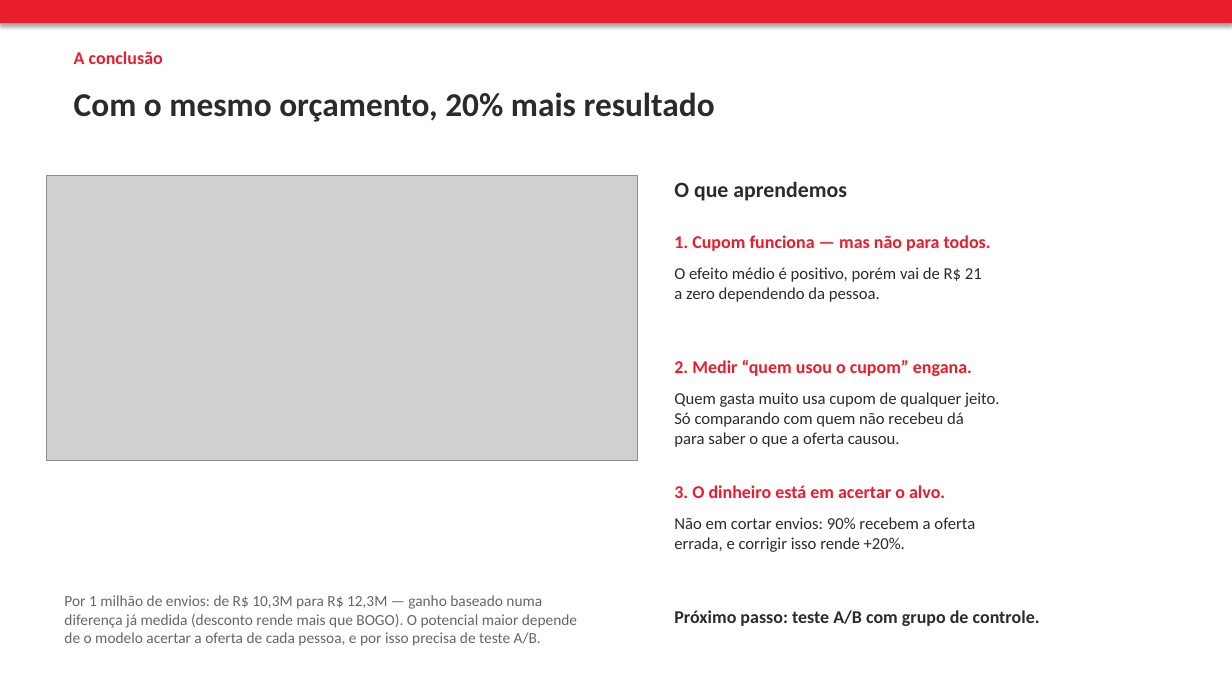
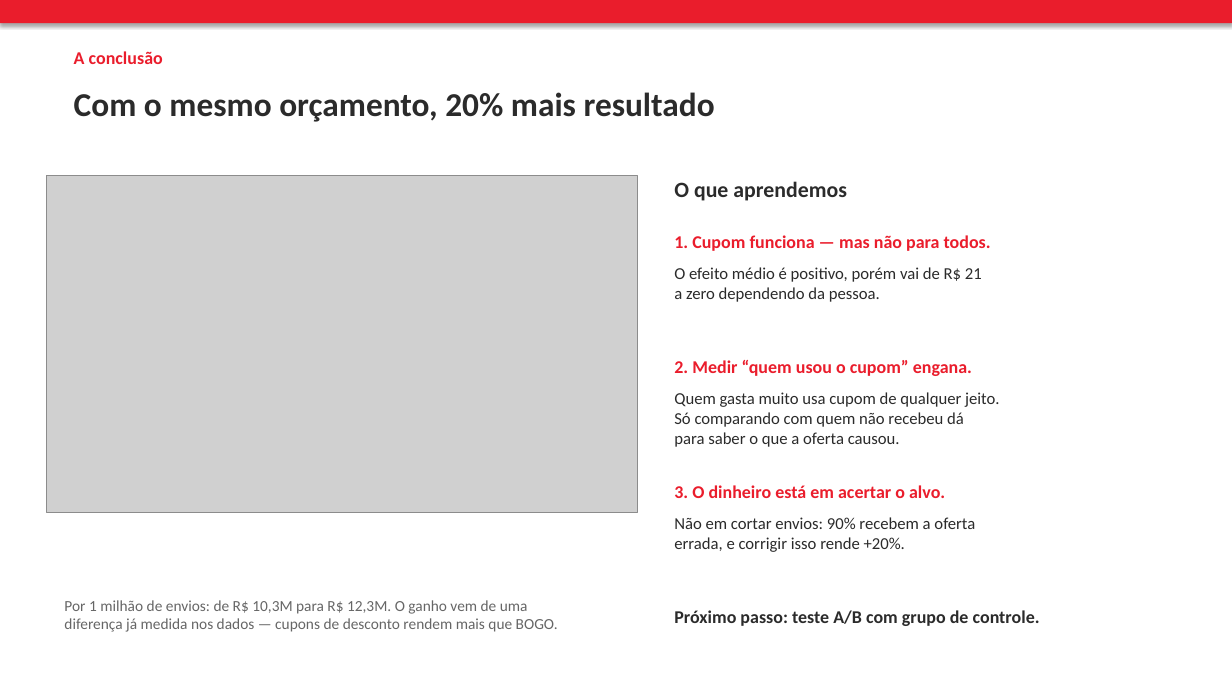
Before and after one commit to velosomn/ifood-case, a slide deck: slide 5 of presentation/ifood_case.pptx. Drawn at 1232x693 pixels with LibreOffice and Linux fonts; fonts in the diff are those of the drawing; grey boxes stand for pictures. Boxes give left, top, right and bottom in pixels: in the first picture for what was removed or moved away, otherwise in the second. Text is boxed around its words. In the diff, an @@ line names an element or a change of style, - is before the commit and + after.

```diff
--- a/presentation/ifood_case.pptx
+++ b/presentation/ifood_case.pptx
@@ picture: place and size @@
-picture at [46,176,638,460]
+picture at [46,176,638,512]
@@ text at [64,600,558,632]: text changed @@
-Por 1 milhão de envios: de R$ 10,3M para R$ 12,3M — ganho baseado numa
-diferença já medida (desconto rende mais que BOGO). O potencial maior depende
-de o modelo acertar a oferta de cada pessoa, e por isso precisa de teste A/B.
+Por 1 milhão de envios: de R$ 10,3M para R$ 12,3M. O ganho vem de uma
+diferença já medida nos dados — cupons de desconto rendem mais que BOGO.
```
Also in this commit, not shown: 1 other slide changed, 5 other files.
